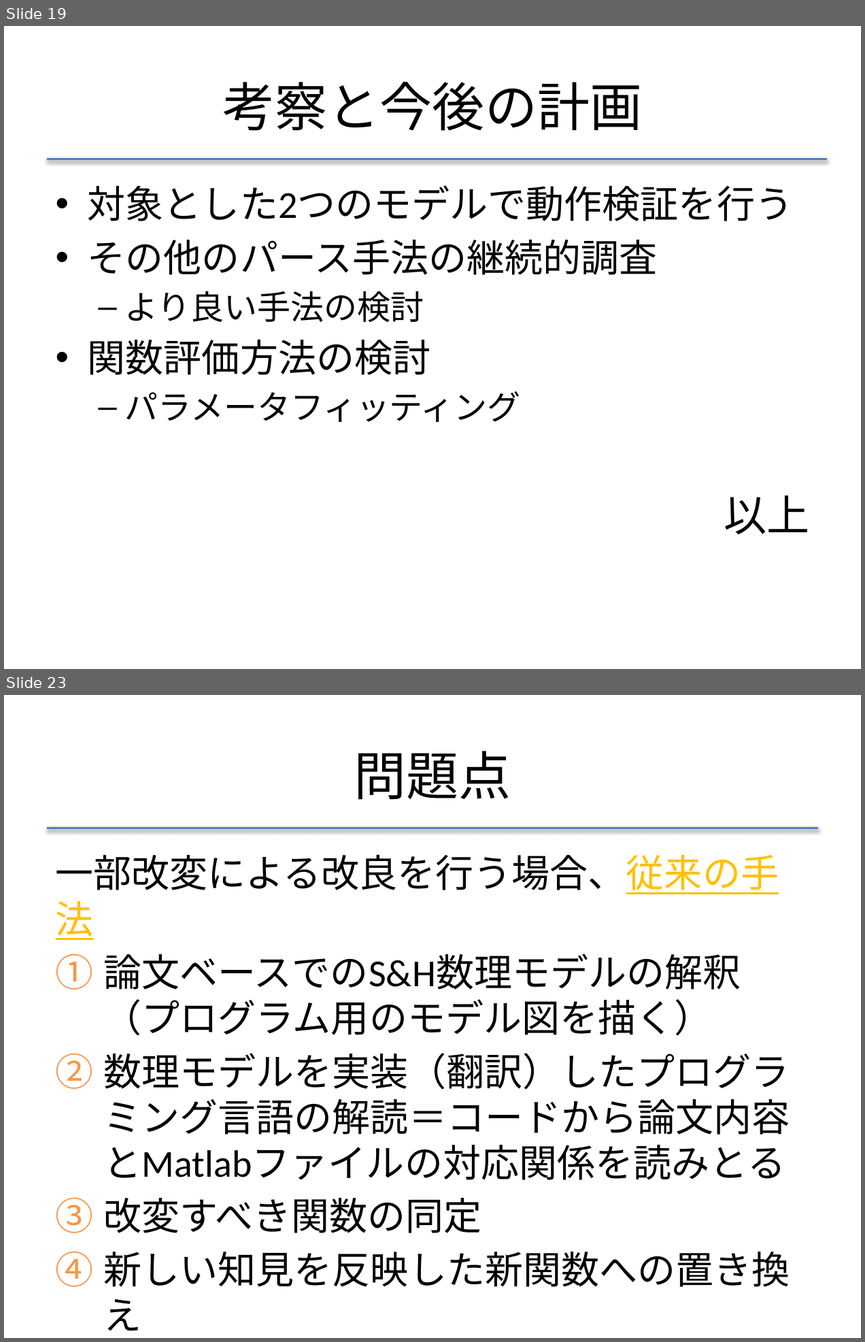
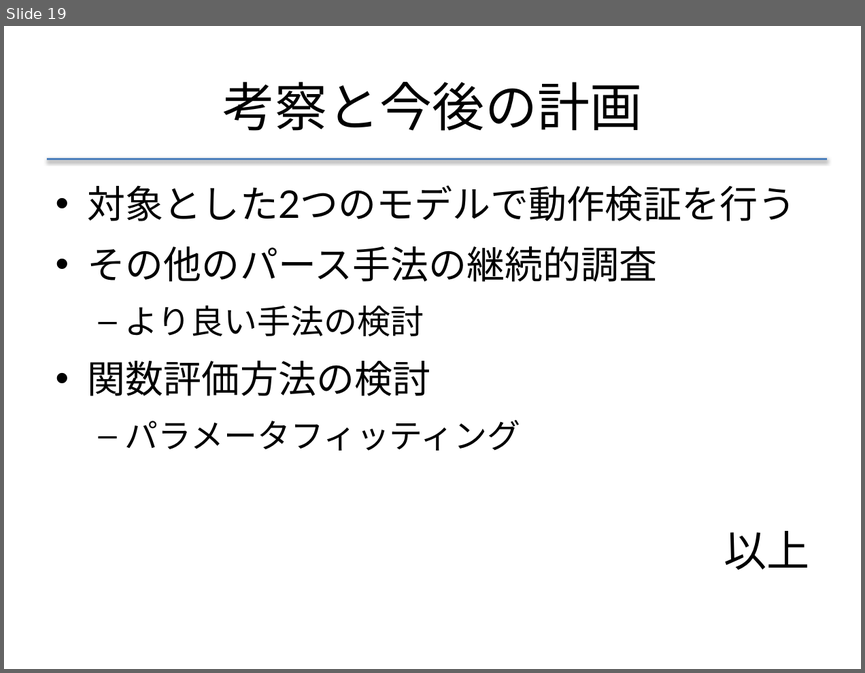
Before and after one commit to f-akazawa/akaz_uecdevelop, a slide deck: doc/中間発表資料.pptx. Shown one above the other, each under a label of ours: slides 19 and 23 before the commit, slide 19 after it; the slides between them are not shown. The pictures are 865x1342 and 865x673 pixels, drawn with LibreOffice and Linux fonts; fonts in the diff are those of the drawing. Boxes give left, top, right and bottom in pixels: in the first picture for what was removed or moved away, otherwise in the second. Text is boxed around its words. In the diff, an @@ line names an element or a change of style, - is before the commit and + after.

Commit message:
本文をメイリオに変更等、体裁を整えたバージョン
内容に変化なし

```diff
--- a/doc/中間発表資料.pptx
+++ b/doc/中間発表資料.pptx
@@ slide 23 removed at (4, 695, 861, 1338), background #FFFFFF @@
@@ title removed at (354, 751, 511, 800) @@
-問題点
@@ line removed from (47, 828) to (818, 828) @@
@@ text removed at (56, 855, 789, 1287) @@
-一部改変による改良を行う場合、従来の手法
-1. 論文ベースでのS&H数理モデルの解釈（プログラム用のモデル図を描く）
-2. 数理モデルを実装（翻訳）したプログラミング言語の解読＝コードから論文内容とMatlabファイルの対応関係を読みとる
-3. 改変すべき関数の同定
-4. 新しい知見を反映した新関数への置き換え
@@ slide 19 changed as well @@
@@ text "対象とした2つのモデルで動作検証を行う" at (88, 185, 809, 569): font Calibri to Lato; more space between paragraphs @@
```
Also in this commit, not shown: 18 other slides changed, 1 slide added, 5 other slides removed.
